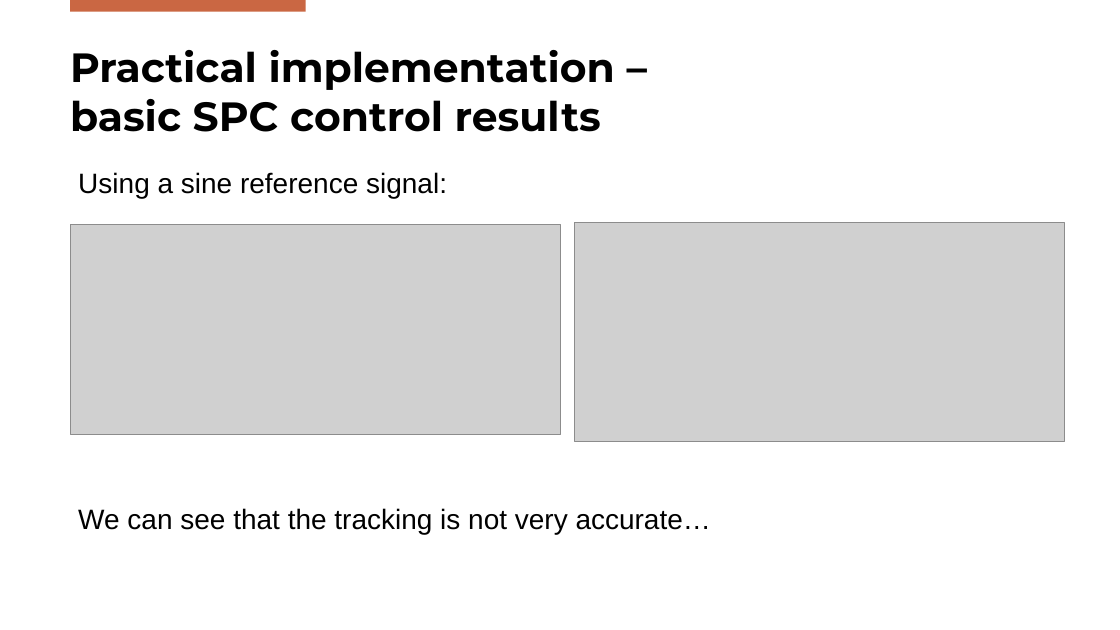
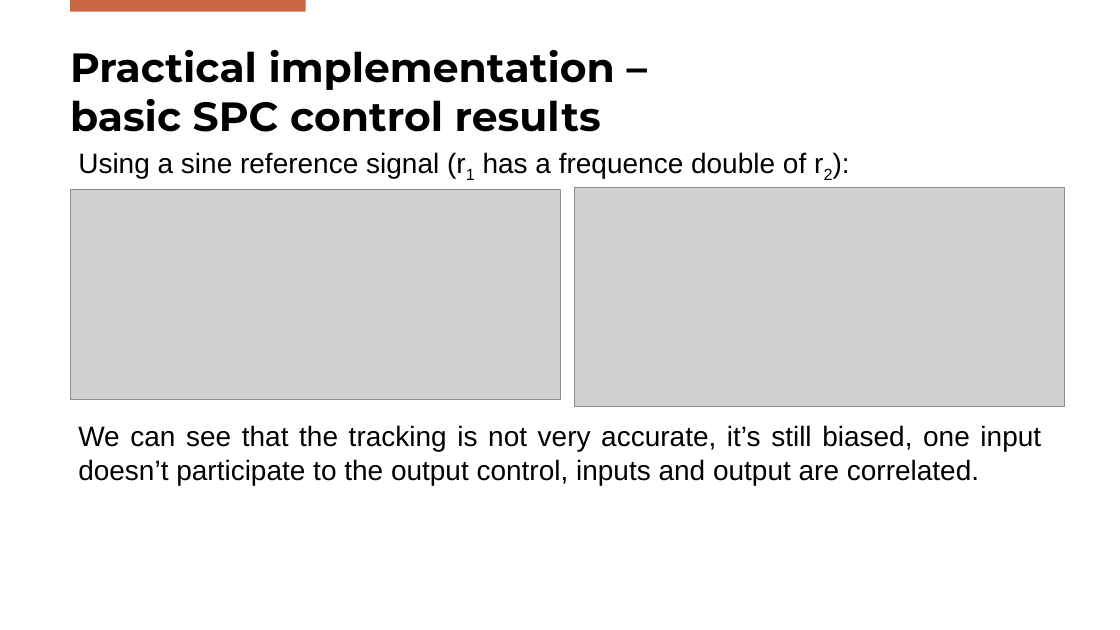
Before and after one commit to Gabriele-Mazzoleni/Progetto_ALES_aa_2025_2026, a slide deck: slide 24 of SPC_Presentation.pptx. Drawn at 1120x630 pixels with LibreOffice and Linux fonts; fonts in the diff are those of the drawing; grey boxes stand for pictures; background and template pictures are left out. Boxes give left, top, right and bottom in pixels: in the first picture for what was removed or moved away, otherwise in the second. Text is boxed around its words. In the diff, an @@ line names an element or a change of style, - is before the commit and + after.

```diff
--- a/SPC_Presentation.pptx
+++ b/SPC_Presentation.pptx
@@ text at <box>78,152,1041,485</box>: text changed @@
-Using a sine reference signal:
-We can see that the tracking is not very accurate…
+Using a sine reference signal (r1 has a frequence double of r2):
+We can see that the tracking is not very accurate, it’s still biased, one input doesn’t participate to the output control, inputs and output are correlated.
@@ picture: place and size @@
-picture at <box>70,225,560,434</box>
+picture at <box>70,190,560,399</box>
@@ picture: place and size @@
-picture at <box>574,223,1064,441</box>
+picture at <box>574,187,1064,406</box>
```
Also in this commit, not shown: 16 other slides changed, 3 slides added, 1 slide removed, 1 other file.
